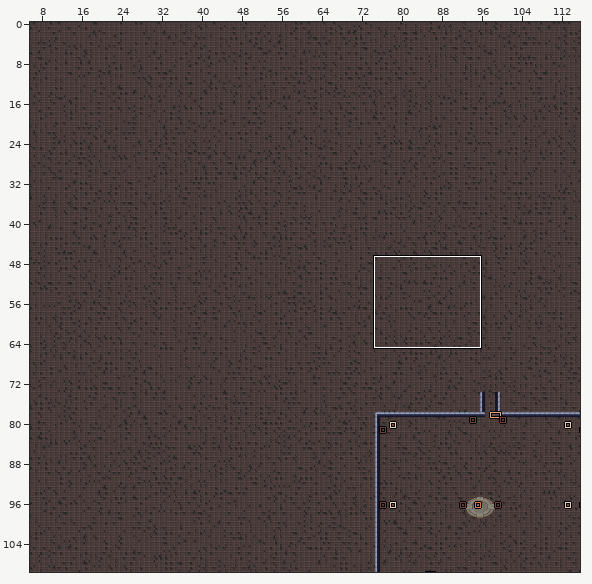
Two states of a LDtk project, VampireSurvivors/Levels/Zombies.ldtk. Above, an overview of the earlier version with the close-up marked.
Close-up. Before:
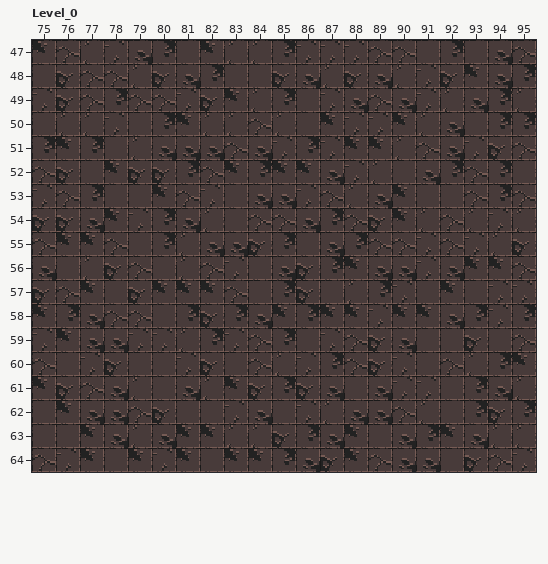
Cells are 16x16 px. Shown: Level_0 x 75..95, y 47..64. The commit also changed other parts of the map, which this record leaves out.
After the commit:
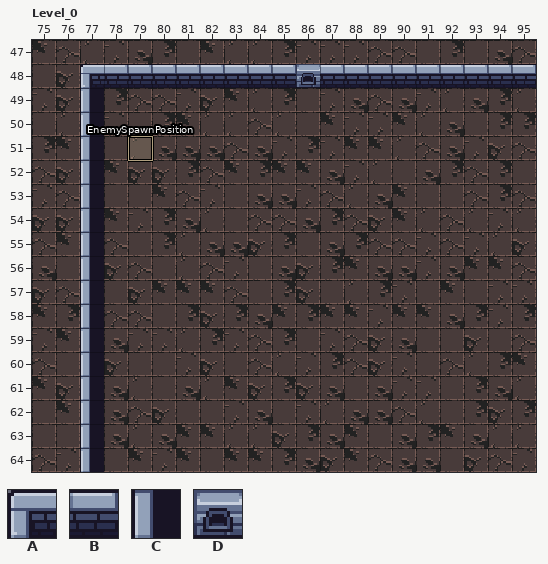
Key: from "Set_1_12": A 4, B 5, C 29, D 78.
_ is an empty cell.
Objects are placed by their top-left corner, in cells (3,4 is the top-left corner of cell 3,4); size is 1x1 cell unless given.
Difference:
Layer "Collision":
Tile A is added in row 48 at x 77.
Tile B is added in row 48 at x 78 to 85 and 87 to 95.
Tile C is added in rows 49 to 64 at x 77.
Tile D is added in row 48 at x 86.
Layer "Entities":
A new object: "EnemySpawnPosition" rectangle at 79,51.
